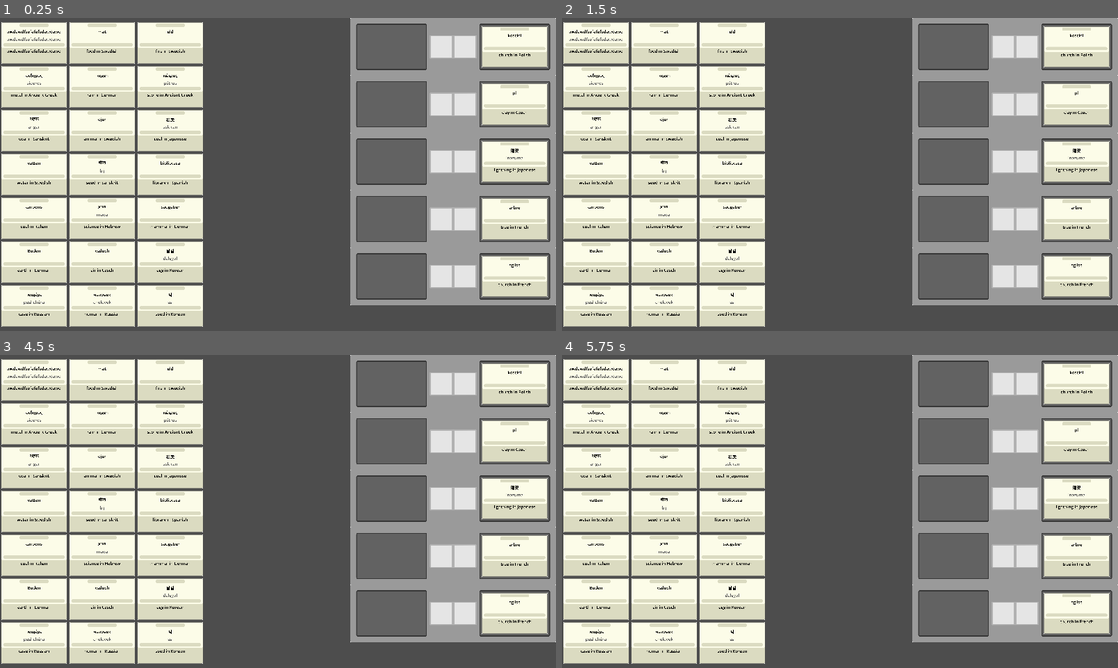
Above: before the commit, frames 1-4 (two rows, left to right).
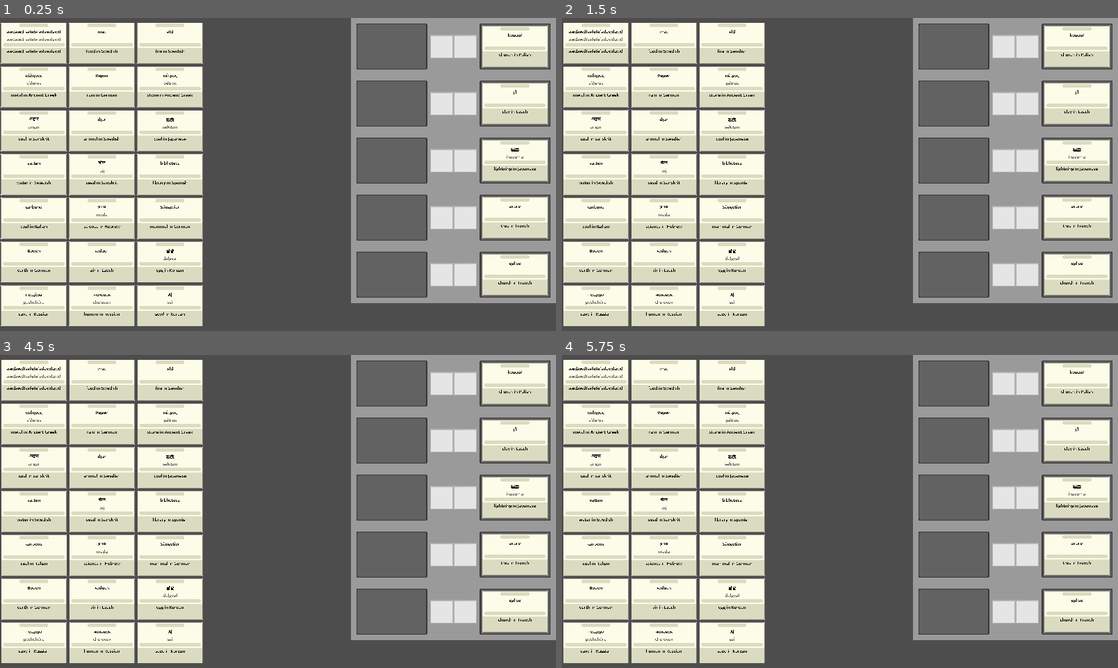
Above: after the commit, the same moments.

Repository: Team-Blackbird/Team-BlackBird
Game: Godot game, scene res://scenes/main.tscn
The game is run twice, just before and just after one commit, with the same random seed, the same clock (stepped at 60 frames per second) and the same inputs.
Inputs (mouse positions are in pixels of both pictures, inside the frame that each line leads up to):
- Up to frame 1 (0.25 s): no input
- Up to frame 2 (1.5 s): move the mouse to (1079, 46) at 0.52 s; click (1079, 46) at 0.67 s; tap Enter at 1.25 s; move the mouse to (1079, 105) at 1.27 s; click (1079, 105) at 1.42 s
- Up to frame 3 (4.5 s): tap Space at 2, 3.5 s; move the mouse to (517, 498) at 2.02 s; click (517, 498) at 2.17 s; tap Enter at 2.75, 4.25 s; move the mouse to (517, 555) at 2.77 s; click (517, 555) at 2.92 s; move the mouse to (517, 614) at 3.52 s; click (517, 614) at 3.67 s; move the mouse to (33, 555) at 4.27 s; click (33, 555) at 4.42 s
- Up to frame 4 (5.75 s): tap Space at 5 s; move the mouse to (595, 511) at 5.02 s; click (595, 511) at 5.17 s

The runs differ from the first frame. In frame 1, 6.0% of the frame differs, in the area x 0-100%, y 0-99%; in frame 2, 5.3%; in frame 3, 5.3%; in frame 4, 5.2%.
Error in both runs: Invalid access to property or key 'word' on a base object of type 'Nil'. (res://scripts/cards.gd:22)

Commit message:
Fix up board text

Diff:
--- a/scenes/main.tscn
+++ b/scenes/main.tscn
@@ -81,43 +81,28 @@
 script = ExtResource("3_cu4ck")
 
 [node name="Label" parent="Node2D" instance=ExtResource("3_omlem")]
-offset_left = 1304.0
-offset_top = 83.0
-offset_right = 1378.0
-offset_bottom = 106.0
+position = Vector2(1305, 82)
 metadata/_edit_use_anchors_ = true
 
 [node name="Label2" parent="Node2D" instance=ExtResource("3_omlem")]
-offset_left = 1304.0
-offset_top = 248.0
-offset_right = 1378.0
-offset_bottom = 297.0
+position = Vector2(1305, 246)
 metadata/_edit_use_anchors_ = true
 
 [node name="Label3" parent="Node2D" instance=ExtResource("3_omlem")]
-offset_left = 1304.0
-offset_top = 413.0
-offset_right = 1378.0
-offset_bottom = 462.0
+position = Vector2(1305, 410)
 metadata/_edit_use_anchors_ = true
 
 [node name="Label4" parent="Node2D" instance=ExtResource("3_omlem")]
-offset_left = 1304.0
-offset_top = 578.0
-offset_right = 1378.0
-offset_bottom = 627.0
+position = Vector2(1305, 574)
 metadata/_edit_use_anchors_ = true
 
 [node name="Label5" parent="Node2D" instance=ExtResource("3_omlem")]
-offset_left = 1304.0
-offset_top = 743.0
-offset_right = 1378.0
-offset_bottom = 792.0
+position = Vector2(1305, 738)
 metadata/_edit_use_anchors_ = true
 
 [node name="FinalLabel" type="Label" parent="Node2D"]
-offset_left = 1308.0
-offset_top = 853.0
-offset_right = 1362.0
-offset_bottom = 876.0
+offset_left = 1278.0
+offset_top = 833.0
+offset_right = 1332.0
+offset_bottom = 856.0
 text = "yayaya"
--- a/scenes/test.tscn
+++ b/scenes/test.tscn
@@ -4,11 +4,8 @@
 [ext_resource type="PackedScene" uid="uid://bxelo41vclqw0" path="res://scenes/placeable_area.tscn" id="2_jullo"]
 [ext_resource type="Texture2D" uid="uid://cdu0te5pd33ov" path="res://images/Horizontal_Board_Modual.png" id="2_nx5y8"]
 
-[node name="Label" type="Label"]
+[node name="Label" type="Node2D"]
 z_index = 100
-offset_right = 47.0
-offset_bottom = 49.0
-text = "yoyoyoyo"
 script = ExtResource("1_rw6tw")
 
 [node name="Sprite2D" type="Sprite2D" parent="."]
@@ -21,3 +18,27 @@
 
 [node name="placeable area2" parent="." instance=ExtResource("2_jullo")]
 position = Vector2(177, 0)
+
+[node name="Label" type="RichTextLabel" parent="."]
+offset_left = -63.0
+offset_top = -25.0
+offset_right = -5.0
+offset_bottom = 27.0
+theme_override_colors/default_color = Color(0, 0, 0, 1)
+theme_override_font_sizes/normal_font_size = 40
+bbcode_enabled = true
+text = "[center]5"
+fit_content = true
+scroll_active = false
+
+[node name="Label2" type="RichTextLabel" parent="."]
+offset_left = 5.0
+offset_top = -25.0
+offset_right = 63.0
+offset_bottom = 27.0
+theme_override_colors/default_color = Color(0, 0, 0, 1)
+theme_override_font_sizes/normal_font_size = 40
+bbcode_enabled = true
+text = "[center]5"
+fit_content = true
+scroll_active = false
--- a/scripts/label.gd
+++ b/scripts/label.gd
@@ -1,9 +1,11 @@
-extends Label
+extends Node2D
 
 var card_scene = preload("res://scenes/cards.tscn")
 
 @onready var right = get_node("placeable area")
 @onready var left = get_node("placeable area2")
+@onready var wp_text = $Label
+@onready var lp_text = $Label2
 @onready var card_layer: Node2D = %CardLayer
 
 func _ready():
@@ -16,9 +18,11 @@
 func _process(delta):
 	var points = get_points()
 	if points != null:
-		self.text = "WP: " + str(points.word_points) + "\n" + "LP: " + str(points.language_points)
+		wp_text.text = "[center]" + str(points.word_points)
+		lp_text.text = "[center]" + str(points.language_points)
 	else:
-		self.text = ""
+		wp_text.text = ""
+		lp_text.text = ""
 
 
 func get_points():
--- a/scripts/player_cards.gd
+++ b/scripts/player_cards.gd
@@ -3,10 +3,18 @@
 @onready var card_layer = %CardLayer
 
 func _ready():
+	fill_empty()
+
+func fill_empty():
 	for c in get_children():
-		if c.name.contains("placeable"):
+		if c.name.contains("placeable") && c.card == null:
 			var card = card_scene.instantiate()
 			self.add_child(card)
 			card.fallback_pos = c.position
-			card.position = c.position
-			print(c.position)
+			card.position = Vector2(-1000,500)
+
+func delete_all():
+	for c in get_children():
+		if c.name.contains("placeable") && c.card != null:
+			c.card.queue_free()
+			c.card = null
